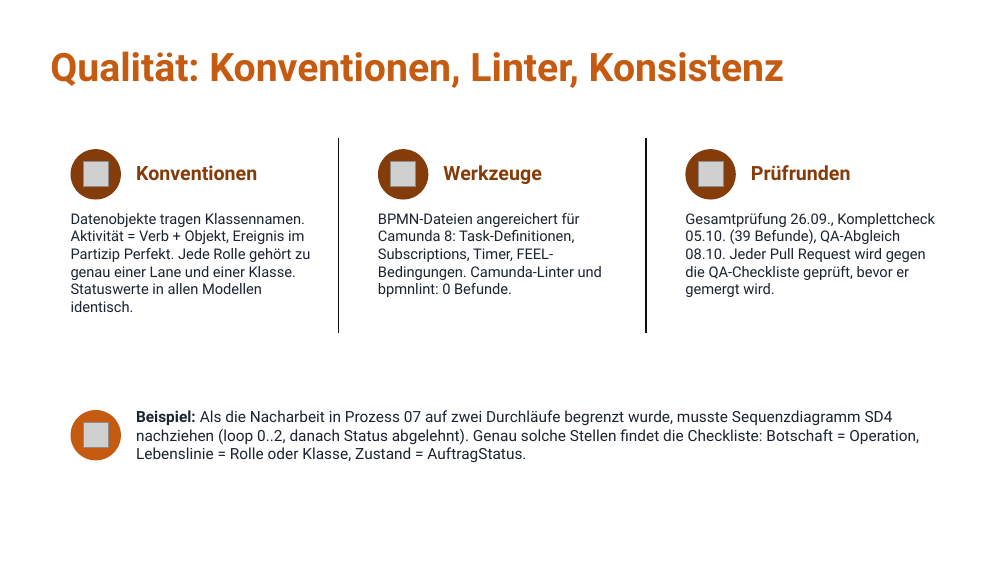
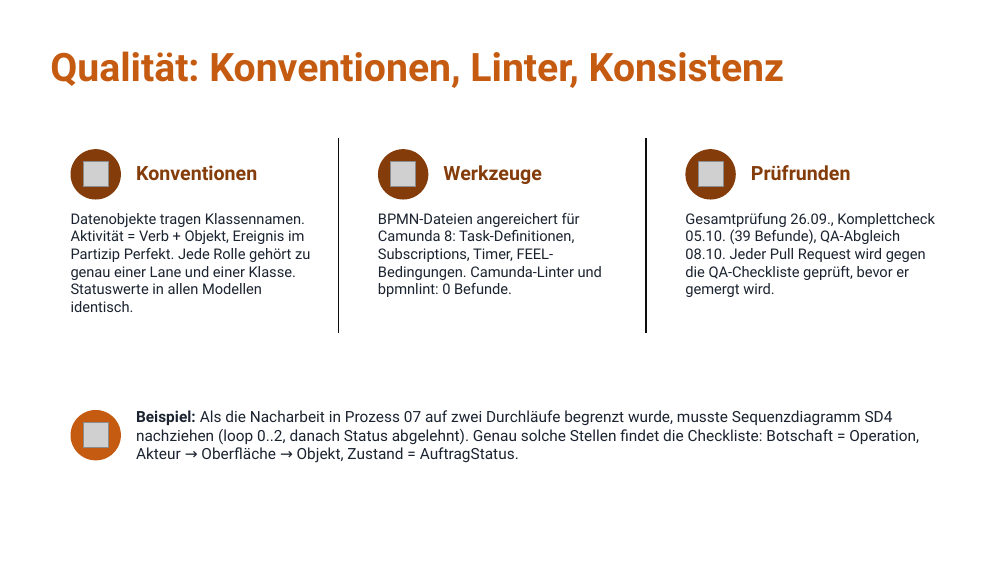
Before and after one commit to jakobschwan123-cmd/casestudy-semester-3, a slide deck: slide 14 of 4_praesentation/Abschlusspraesentation.pptx. Drawn at 1008x567 pixels with LibreOffice and Linux fonts; fonts in the diff are those of the drawing; grey boxes stand for pictures. Boxes give left, top, right and bottom in pixels: in the first picture for what was removed or moved away, otherwise in the second. Text is boxed around its words. In the diff, an @@ line names an element or a change of style, - is before the commit and + after.

```diff
--- a/4_praesentation/Abschlusspraesentation.pptx
+++ b/4_praesentation/Abschlusspraesentation.pptx
@@ text at [136,410,919,463]: text changed @@
-Beispiel: Als die Nacharbeit in Prozess 07 auf zwei Durchläufe begrenzt wurde, musste Sequenzdiagramm SD4 nachziehen (loop 0..2, danach Status abgelehnt). Genau solche Stellen findet die Checkliste: Botschaft = Operation, Lebenslinie = Rolle oder Klasse, Zustand = AuftragStatus.
+Beispiel: Als die Nacharbeit in Prozess 07 auf zwei Durchläufe begrenzt wurde, musste Sequenzdiagramm SD4 nachziehen (loop 0..2, danach Status abgelehnt). Genau solche Stellen findet die Checkliste: Botschaft = Operation, Akteur → Oberfläche → Objekt, Zustand = AuftragStatus.
```
Also in this commit, not shown: 4 other slides changed, 10 other files.
